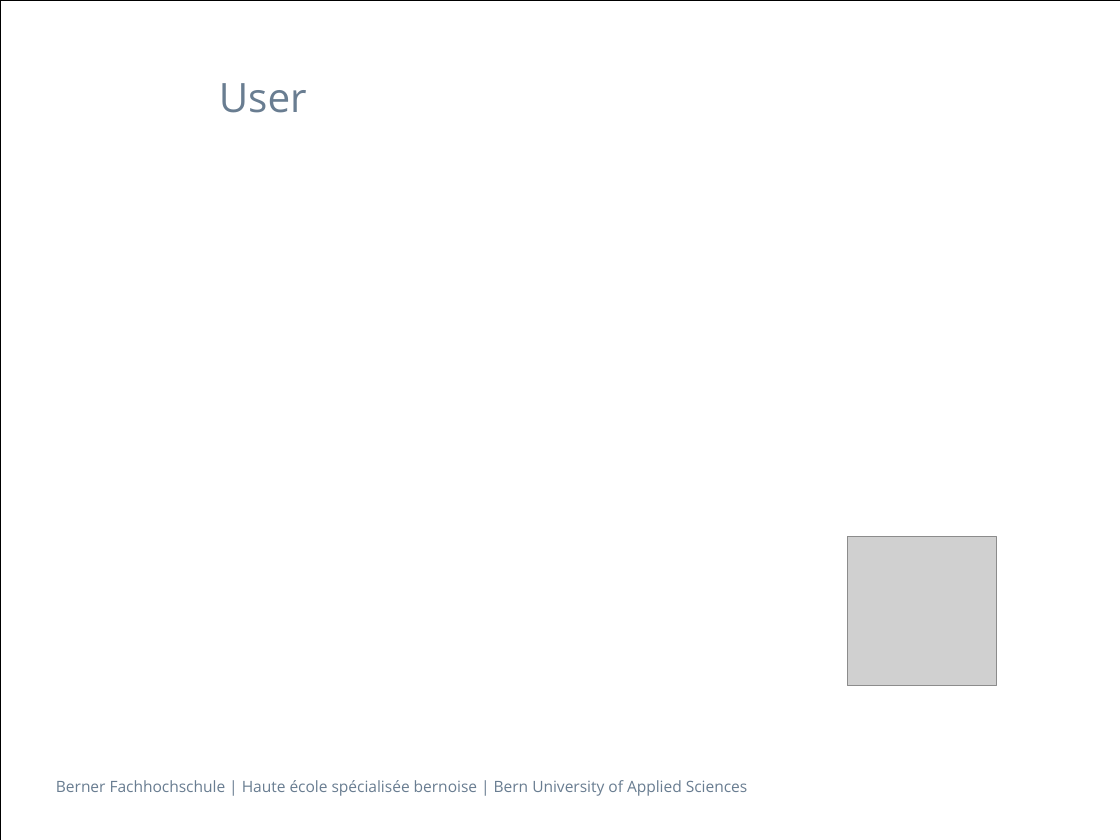
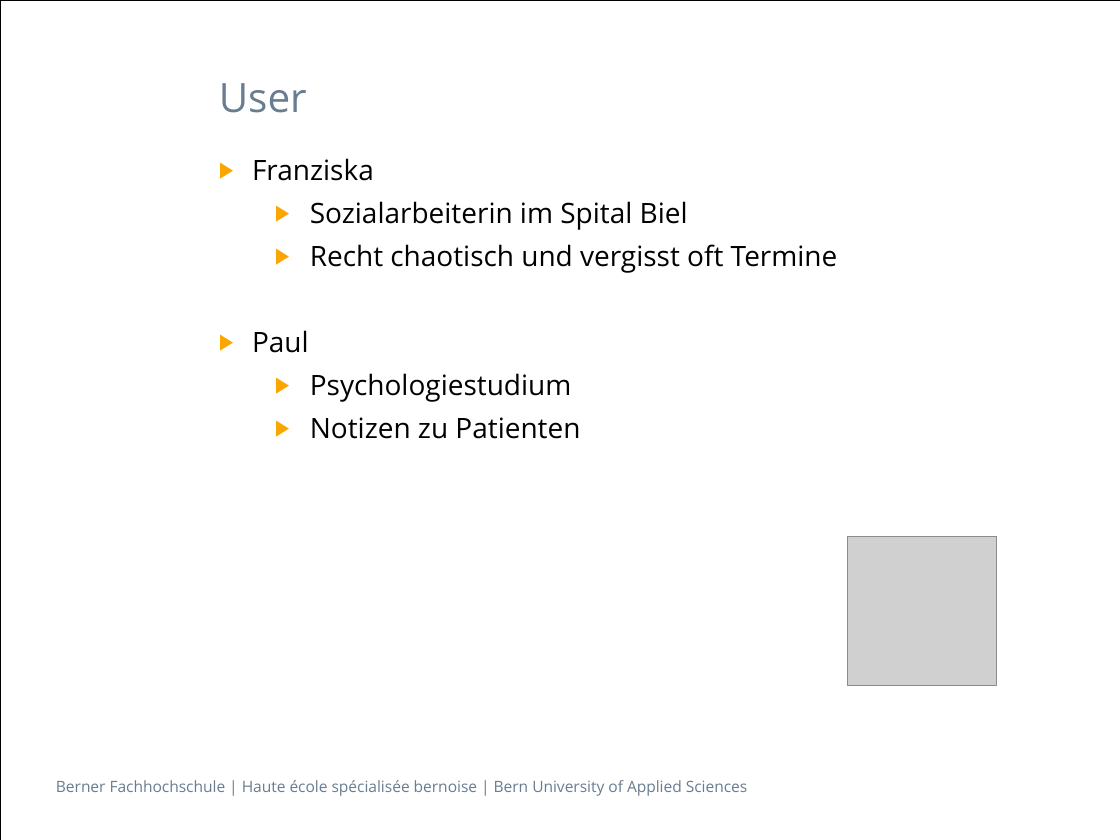
Before and after one commit to isels1/ch.bfh.btx8081.w2015.blue, a slide deck: slide 6 of doc/Task03/Task3.pptx. Drawn at 1120x840 pixels with LibreOffice and Linux fonts; fonts in the diff are those of the drawing; grey boxes stand for pictures. Boxes give left, top, right and bottom in pixels: in the first picture for what was removed or moved away, otherwise in the second. Text is boxed around its words. In the diff, an @@ line names an element or a change of style, - is before the commit and + after.

Commit message:
users to ppp

```diff
--- a/doc/Task03/Task3.pptx
+++ b/doc/Task03/Task3.pptx
@@ text added at (252, 158, 838, 439), 18 pt, text #000000 @@
+▶ Franziska
+  ▶ Sozialarbeiterin im Spital Biel
+  ▶ Recht chaotisch und vergisst oft Termine
+▶ Paul
+  ▶ Psychologiestudium
+  ▶ Notizen zu Patienten
```
